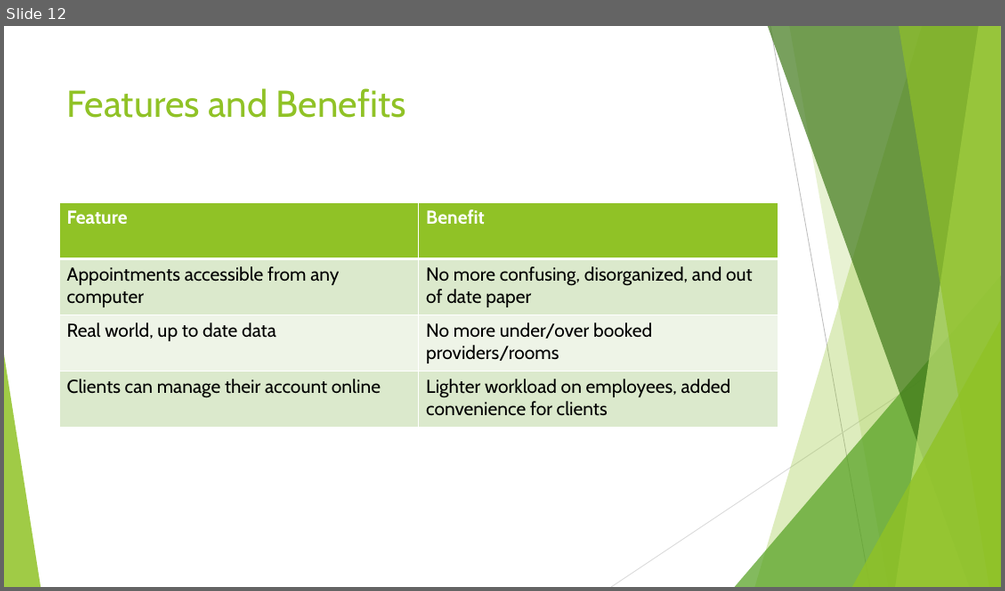
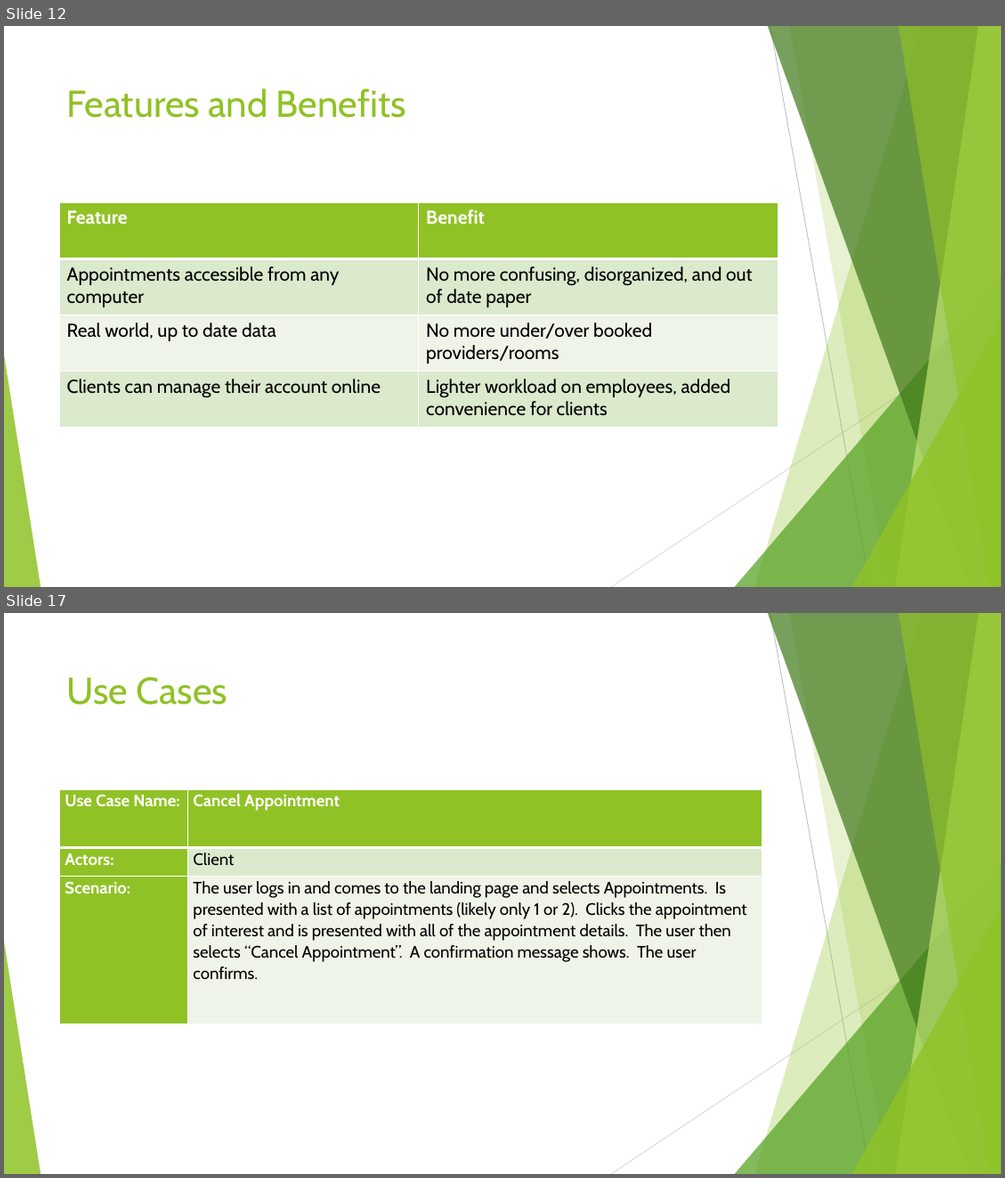
Before and after one commit to franzcatch/Clinic, a slide deck: Docs/Adam Franzen COSC6000 FA2 2016 Presentation 3.pptx. Shown one above the other, each under a label of ours: slide 12 before the commit, slides 12 and 17 after it; the slides between them are not shown. The pictures are 1005x591 and 1005x1178 pixels, drawn with LibreOffice and Linux fonts; fonts in the diff are those of the drawing. Boxes give left, top, right and bottom in pixels: in the first picture for what was removed or moved away, otherwise in the second. Text is boxed around its words. In the diff, an @@ line names an element or a change of style, - is before the commit and + after.

```diff
--- a/Docs/Adam Franzen COSC6000 FA2 2016 Presentation 3.pptx
+++ b/Docs/Adam Franzen COSC6000 FA2 2016 Presentation 3.pptx
@@ slide 17 added at (x1=4, y1=613, x2=1001, y2=1174), background #FFFFFF; not listed: 10 template elements that a slide beside it also shows @@
@@ title added at (x1=67, y1=677, x2=227, y2=705), 36 pt, text #90C226 @@
+Use Cases
@@ table added at (x1=59, y1=789, x2=762, y2=1024), 3 rows, 2 columns @@
+Use Case Name: | Cancel Appointment
+Actors: | Client
+Scenario: | The user logs in and comes to the landing page and selects Appointments. Is presented with a list of appointments (likely only 1 or 2). Clicks the appointment of interest and is presented with all of the appointment details. The user then selects “Cancel Appointment”. A confirmation message shows. The user confirms.
```
Also in this commit, not shown: 10 slides changed, 4 other slides added, 3 slides removed, 4 other files.
